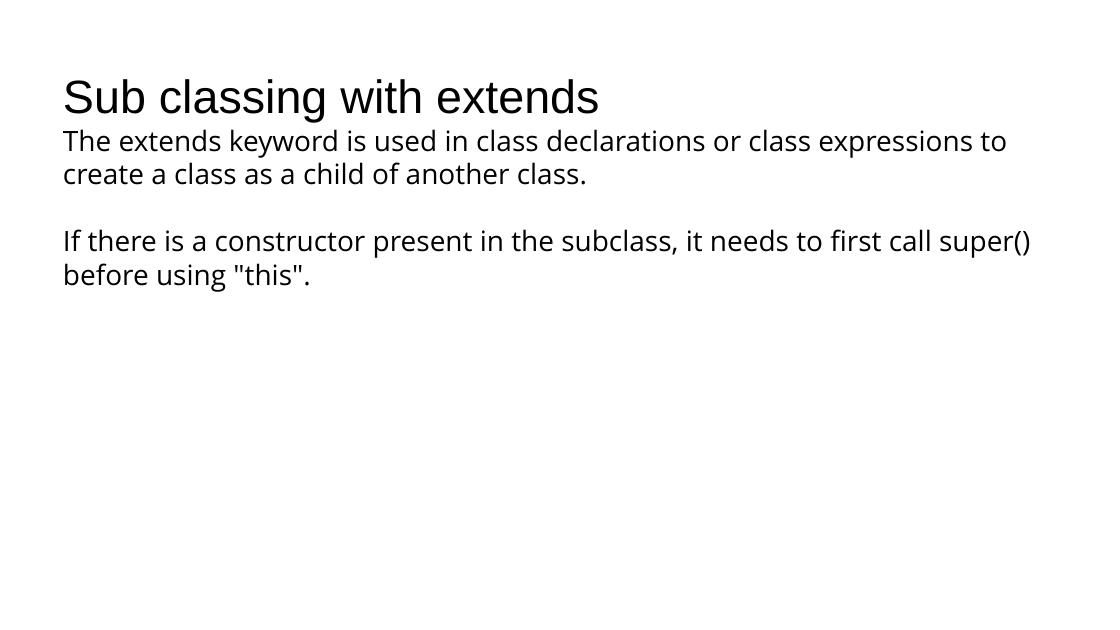
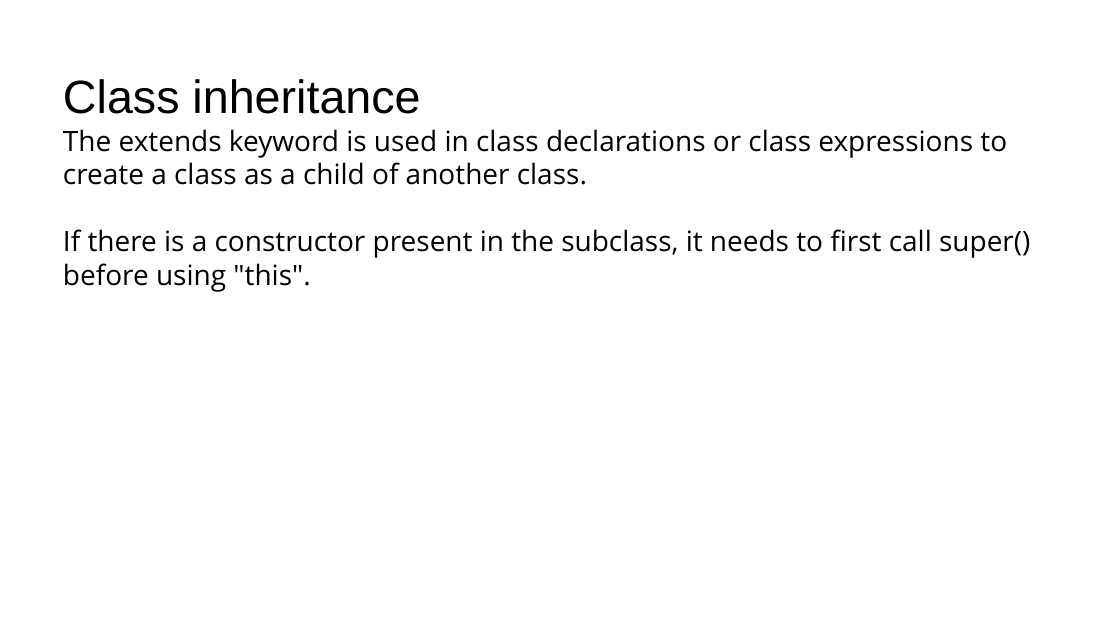
Before and after one commit to RostyslavSynenko/Lv-469.NodeJS, a slide deck: slide 28 of presentations/Classes.pptx (slide 23 before the commit). Drawn at 1120x630 pixels with LibreOffice and Linux fonts; fonts in the diff are those of the drawing; background and template pictures are left out. Boxes give left, top, right and bottom in pixels: in the first picture for what was removed or moved away, otherwise in the second. Text is boxed around its words. In the diff, an @@ line names an element or a change of style, - is before the commit and + after.

Commit message:
Classes

```diff
--- a/presentations/Classes.pptx
+++ b/presentations/Classes.pptx
@@ title at (63,79,1030,292): text changed @@
-Sub classing with extends
-The extends keyword is used in class declarations or class expressions to create a class as a child of another class.
-If there is a constructor present in the subclass, it needs to first call super() before using "this".
+Class inheritance
+The extends keyword is used in class declarations or class expressions to create a class as a child of another class.
+If there is a constructor present in the subclass, it needs to first call super() before using "this".
```
Also in this commit, not shown: 1 other slide changed, 5 slides added.
